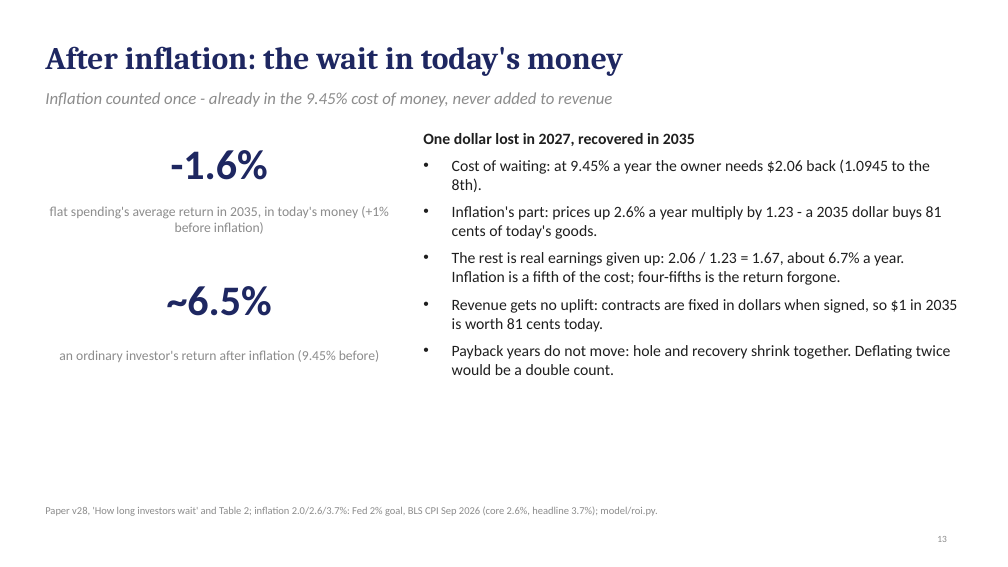
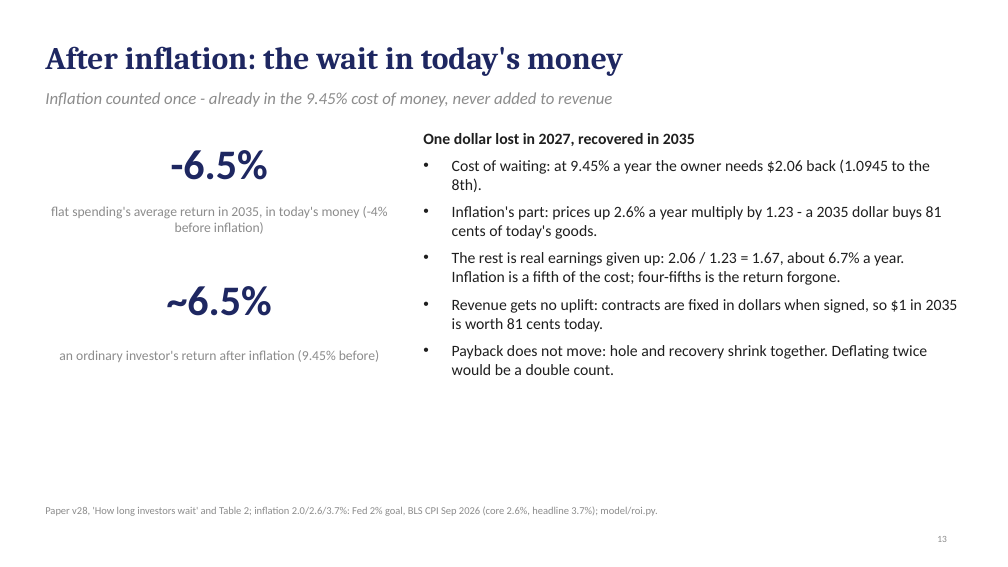
Before and after one commit to desfitz/ai-compute-limits, a slide deck: slide 13 of paper/easy_deck_v29.pptx. Drawn at 1008x567 pixels with LibreOffice and Linux fonts; fonts in the diff are those of the drawing. Boxes give left, top, right and bottom in pixels: in the first picture for what was removed or moved away, otherwise in the second. Text is boxed around its words. In the diff, an @@ line names an element or a change of style, - is before the commit and + after.

```diff
--- a/paper/easy_deck_v29.pptx
+++ b/paper/easy_deck_v29.pptx
@@ text at [171, 150, 268, 180]: text changed @@
--1.6%
+-6.5%
@@ text at [51, 206, 388, 234]: text changed @@
-flat spending's average return in 2035, in today's money (+1% before inflation)
+flat spending's average return in 2035, in today's money (-4% before inflation)
@@ text at [452, 345, 928, 375]: text changed @@
-• Payback years do not move: hole and recovery shrink together. Deflating twice would be a double count.
+• Payback does not move: hole and recovery shrink together. Deflating twice would be a double count.
```
Also in this commit, not shown: 14 other slides changed, 18 other files.
